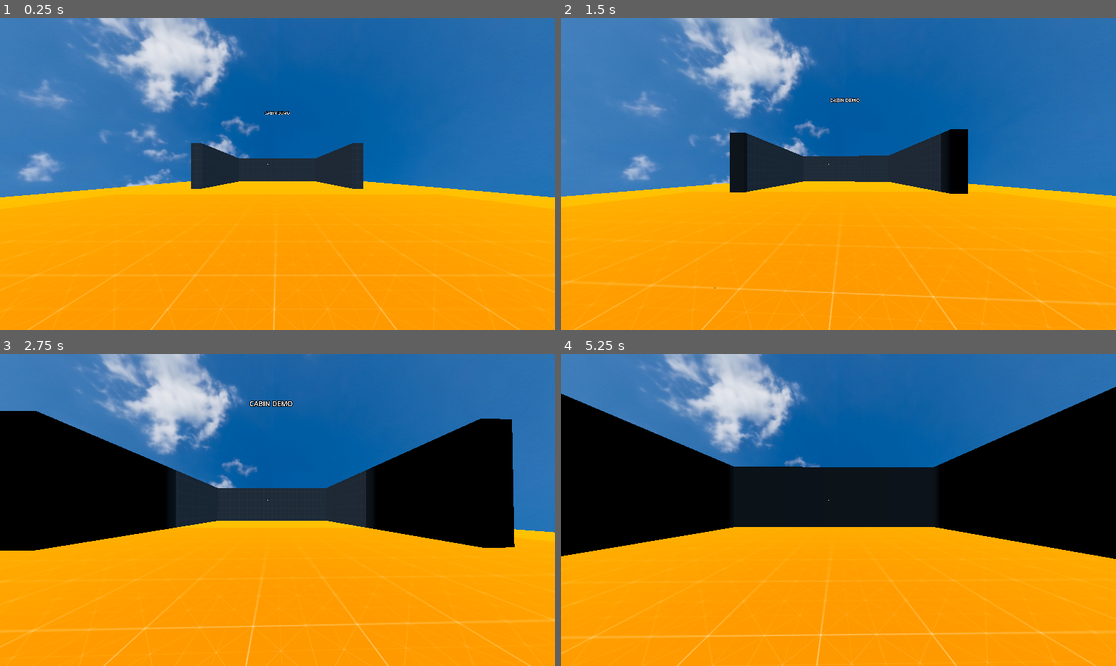
Above: before the commit, frames 1-4 (two rows, left to right).
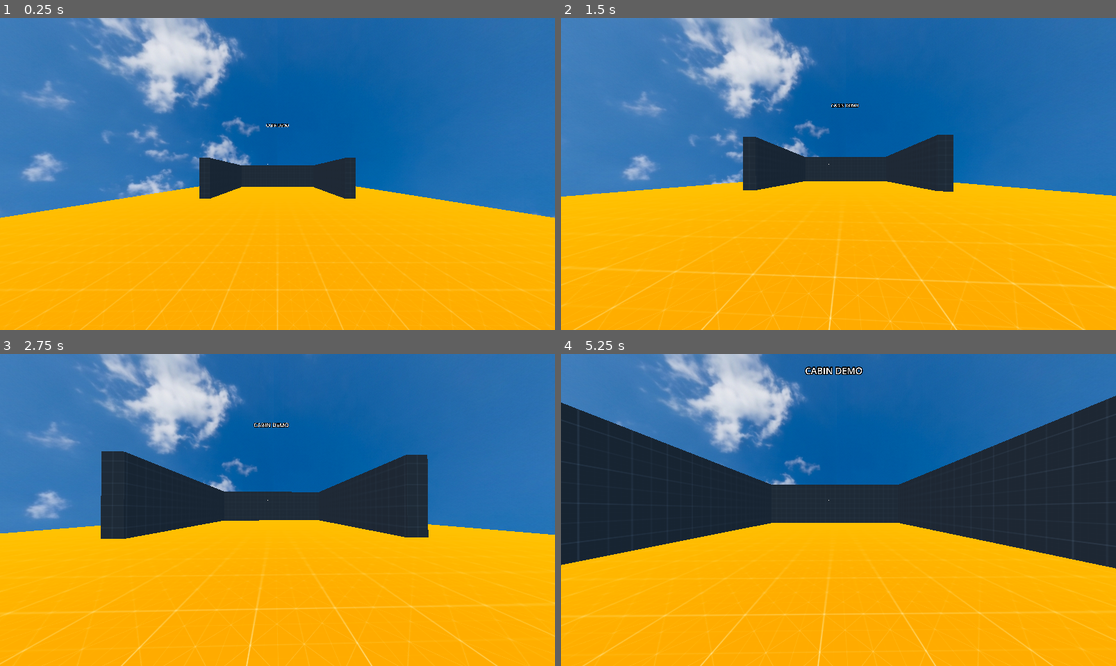
Above: after the commit, the same moments.

Repository: nevons/BEARTRAP
Game: Godot game, scene res://scenes/test.tscn
Same seed, same stepped clock (60 frames per second), same inputs: the game is played once before the commit and once after it. The project has no main scene, so this scene is started directly. Sound files missing from this copy of the repository are replaced by a short silence.
Inputs (mouse positions are in pixels of both pictures, inside the frame that each line leads up to):
- Up to frame 1 (0.25 s): no input
- Up to frame 2 (1.5 s): move the mouse to (866, 174) at 0.52 s; hold Shift (sprint) 0.53-1.28 s; hold W (forward) from 0.53 s (still down); tap Ctrl (crouch) at 0.6 s; move the mouse to (810, 174) at 1.27 s; tap Shift (sprint) at 1.35 s
- Up to frame 3 (2.75 s): keep holding W (forward); tap Ctrl (crouch) at 1.55, 2.1 s; move the mouse to (288, 503) at 2.02 s; hold Shift (sprint) from 2.03 s (still down)
- Up to frame 4 (5.25 s): keep holding W (forward); move the mouse to (832, 516) at 2.77 s; release Shift (sprint) at 2.78 s; tap 2 (flashlight) at 2.85 s; tap Ctrl (crouch) at 3.05, 4.55 s; move the mouse to (877, 513) at 3.52 s; hold E (interact) 3.53-4.28 s; tap Shift (sprint) at 3.8 s; move the mouse to (794, 506) at 4.27 s; tap 1 (mosin) at 4.35 s; move the mouse to (844, 510) at 5.02 s; hold Shift (sprint) from 5.03 s (still down)

The runs differ from the first frame. In frame 1, 8.0% of the frame differs, in the area x 0-100%, y 0-100%; in frame 2, 3.7%; in frame 3, 23%; in frame 4, 35%, in the area x 0-100%, y 4-100%.

Commit message:
1.17
tweaks to movement

Diff:
--- a/scenes/PLAYER.tscn
+++ b/scenes/PLAYER.tscn
@@ -172,9 +172,7 @@
 
 [node name="Camera3D" type="Camera3D" parent="CharacterBody3D/Head"]
 transform = Transform3D(1, 0, 0, 0, 1, 0, 0, 0, 1, 0, 0.287777, 0)
-
-[node name="ReflectionProbe" type="ReflectionProbe" parent="CharacterBody3D/Head/Camera3D"]
-update_mode = 1
+current = true
 
 [node name="InteractionRay" type="RayCast3D" parent="CharacterBody3D/Head/Camera3D"]
 target_position = Vector3(0, 0, -1.5)
--- a/scenes/test.tscn
+++ b/scenes/test.tscn
@@ -88,9 +88,6 @@
 mesh = SubResource("BoxMesh_errlg")
 surface_material_override/0 = SubResource("StandardMaterial3D_errlg")
 
-[node name="player" parent="." instance=ExtResource("1_errlg")]
-transform = Transform3D(1, 0, 0, 0, 1, 0, 0, 0, 1, 0, 1.45444, -9)
-
 [node name="DirectionalLight3D" type="DirectionalLight3D" parent="."]
 transform = Transform3D(1, 0, 0, 0, -0.113342, 0.993556, 0, -0.993556, -0.113342, 0, 12.6984, 0)
 light_energy = 1.213
@@ -171,3 +168,6 @@
 transform = Transform3D(1, 0, 0, 0, 1, 0, 0, 0, 1, 0, 0.0892174, 0)
 mesh = SubResource("BoxMesh_uacia")
 surface_material_override/0 = SubResource("StandardMaterial3D_at5dv")
+
+[node name="PLAYER" parent="." instance=ExtResource("1_errlg")]
+transform = Transform3D(1, 0, 0, 0, 1, 0, 0, 0, 1, 0, 2.87257, -7.77059)
--- a/scripts/PLAYER.gd
+++ b/scripts/PLAYER.gd
@@ -43,13 +43,12 @@
 @onready var head = $Head
 @onready var cam = $Head/Camera3D
 @onready var pcap = $CollisionShape3D
-@onready var  anims= $AnimationPlayer
+@onready var anims= $AnimationPlayer
 @onready var headbbonker = $HEADBONKER
 @onready var footstep_player = $FootstepPlayer   # AudioStreamPlayer node
-@onready var footstep_ray   = $FootstepRay       # RayCast3D — target (0, -1.2, 0)
+@onready var footstep_ray   = $FootstepRay      # RayCast3D — target (0, -1.2, 0)
 @onready var interact_raycast = $Head/Camera3D/InteractionRay
 @onready var item_manager = $Head/Camera3D/HandContainer
-
 
 
 # Get the gravity from the project settings to be synced with RigidBody nodes.
@@ -88,17 +87,28 @@
 		velocity.y -= gravity * delta
 
 
-	#speed and movement
-	if Input.is_action_pressed("sprint"):
-		speed=SPRINT_SPEED
+	# Get the input vector direction
+	var input_dir = Input.get_vector("left", "right","forward", "backward")
+
+	# Determine if the player's intentional movement is strictly forward.
+	# input_dir.y < -0.5 confirms forward tracking, while abs(input_dir.x) < 0.5
+	# ensures they aren't drastically strafing left or right.
+	var moving_forward: bool = input_dir.y < -0.5 and abs(input_dir.x) < 0.5
+
+	# speed and movement logic
+	# Added check: cannot sprint if '_is_crouching' is true
+	if Input.is_action_pressed("sprint") and moving_forward and not _is_crouching:
+		speed = SPRINT_SPEED
 	elif Input.is_action_just_pressed("crouch"):
-		speed=CROUCHED_SPEED
 		_toggle_crouch()
-
-	else:
-		speed=WALK_SPEED
-
-	var input_dir = Input.get_vector("left", "right","forward", "backward")
+		# Speed assignment is safely decoupled here to let _toggle_crouch handle state transitions
+	else:
+		# Fallback movement speeds based on current stance state
+		if _is_crouching:
+			speed = CROUCHED_SPEED
+		else:
+			speed = WALK_SPEED
+
 	var direction = (self.transform.basis * Vector3(input_dir.x, 0, input_dir.y)).normalized()
 
 	#inertia
@@ -131,7 +141,6 @@
 		bob_speed_mult = 0.7
 
 	if is_moving:
-		# ACCUMULATE t_bob — this was the original bug (it was being set, not added)
 		t_bob += delta * BOB_FREQ * bob_speed_mult * (velocity.length() / WALK_SPEED)
 	else:
 		# Smoothly ease back to the nearest full cycle so the cam settles at origin
@@ -222,7 +231,6 @@
 	return default_steps
 
 func _toggle_crouch():
-
 	if _is_crouching==true and headbbonker.is_colliding()==false:
 		anims.play("crouch",-1,-CROUCH_SPEED,true)
 		speed=WALK_SPEED
@@ -231,7 +239,6 @@
 		speed=CROUCHED_SPEED
 
 
-
 func _on_animation_player_animation_started(anim_name):
 	if anim_name == "crouch":
 		_is_crouching=!_is_crouching
Not shown: 1 places in scenes/PLAYER.tscn that only renumber resources
